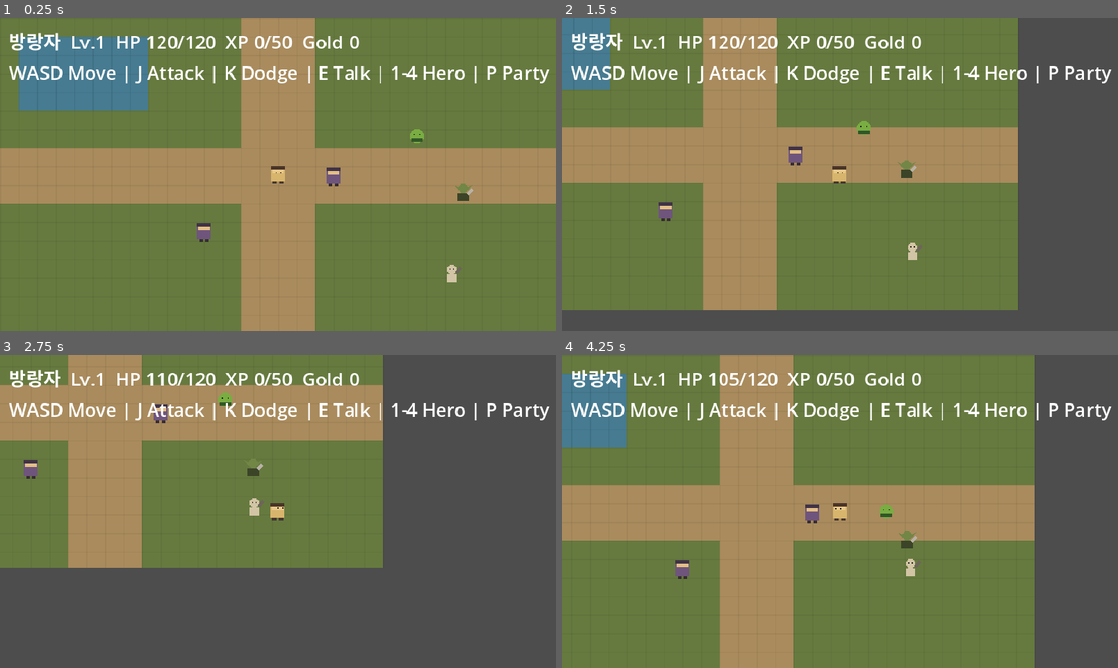
Above: before the commit, frames 1-4 (two rows, left to right).
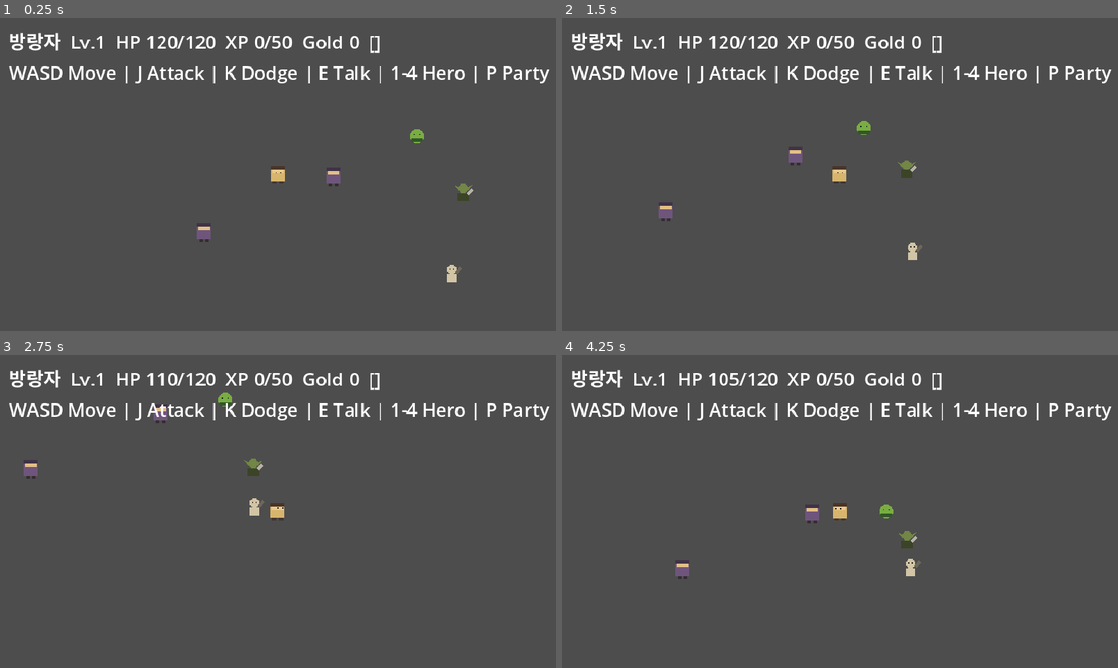
Above: after the commit, the same moments.

Repository: tjqmf14-source/rpg-game-v1
Game: Godot game, scene res://scenes/main.tscn
The game is run twice, just before and just after one commit, with the same random seed, the same clock (stepped at 60 frames per second) and the same inputs.
Inputs (mouse positions are in pixels of both pictures, inside the frame that each line leads up to):
- Up to frame 1 (0.25 s): no input
- Up to frame 2 (1.5 s): tap Enter at 0.5 s; move the mouse to (962, 158) at 0.52 s; hold Right (ui_right) 0.53-1.28 s; tap E at 0.6 s; click (962, 158) at 0.67 s; tap Space at 0.77 s; move the mouse to (728, 190) at 1.27 s; hold Down (ui_down) from 1.28 s (still down); tap J at 1.35 s
- Up to frame 3 (2.75 s): tap Space at 1.52 s; move the mouse to (333, 442) at 2.02 s; release Down (ui_down) at 2.03 s; hold Right (ui_right) from 2.03 s (still down); tap K at 2.1 s
- Up to frame 4 (4.25 s): move the mouse to (812, 574) at 2.77 s; release Right (ui_right) at 2.78 s; hold Up (ui_up) 2.78-3.53 s; tap 1 at 2.85 s; click (812, 574) at 2.92 s; tap Space at 3.02, 3.77 s; move the mouse to (1006, 558) at 3.52 s; hold Left (ui_left) from 3.53 s (still down); tap 4 at 3.6 s

The runs differ from the first frame. In frame 1, 97% of the frame differs, in the area x 0-100%, y 0-100%; in frame 2, 74%; in frame 3, 45%; in frame 4, 82%.

Commit message:
feat: add persistent player map loading architecture

Diff:
--- a/scripts/main.gd
+++ b/scripts/main.gd
@@ -1,16 +1,31 @@
 extends Node2D
 
-const TILE_SIZE := 16
-const VIEWPORT_SIZE := Vector2i(480, 270)
+const MAP_SCENES := {
+	"start_village": "res://scenes/world/start_village.tscn",
+	"meadow": "res://scenes/world/meadow.tscn"
+}
 
+@onready var world_root: Node2D = $WorldRoot
 @onready var player: CharacterBody2D = $Player
+@onready var camera: Camera2D = $Player/Camera2D
 @onready var toast_label: Label = $UI/Toast
+
+var current_map: Node2D
+var current_map_id: String = ""
 
 
 func _ready() -> void:
-	queue_redraw()
+	add_to_group("game_root")
 	GameState.player_leveled_up.connect(_on_player_leveled_up)
 	GameState.hero_unlocked.connect(_on_hero_unlocked)
+
+	camera.limit_left = 0
+	camera.limit_top = 0
+	camera.limit_right = 960
+	camera.limit_bottom = 540
+
+	var saved_map_id := _normalize_map_id(String(GameState.world_state.get("map_id", "start_village")))
+	_load_map(saved_map_id, "", true)
 	_update_hud()
 
 
@@ -25,6 +40,7 @@
 		return
 
 	if event.keycode == KEY_F5:
+		GameState.world_state["map_id"] = current_map_id
 		GameState.set_player_position(player.position)
 		var ok := SaveManager.save_game()
 		_show_toast("Saved" if ok else "Save failed")
@@ -32,26 +48,67 @@
 	elif event.keycode == KEY_F9:
 		var ok := SaveManager.load_game()
 		if ok:
-			player.position = GameState.get_player_position()
+			var loaded_map_id := _normalize_map_id(String(GameState.world_state.get("map_id", "start_village")))
+			_load_map(loaded_map_id, "", true)
 			_show_toast("Loaded")
 		else:
 			_show_toast("No save data")
 		get_viewport().set_input_as_handled()
 
 
-func _draw() -> void:
-	draw_rect(Rect2(Vector2.ZERO, Vector2(VIEWPORT_SIZE)), Color("667a3f"))
-	draw_rect(Rect2(0, 112, 480, 48), Color("a98b5d"))
-	draw_rect(Rect2(208, 0, 64, 270), Color("a98b5d"))
+func change_map(map_id: String, spawn_name: String = "SpawnDefault") -> bool:
+	return _load_map(_normalize_map_id(map_id), spawn_name, false)
 
-	draw_rect(Rect2(16, 16, 112, 64), Color("467b91"))
-	for x in range(16, 128, TILE_SIZE):
-		draw_line(Vector2(x, 16), Vector2(x, 80), Color(0.25, 0.43, 0.50, 0.35), 1.0)
 
-	for x in range(0, VIEWPORT_SIZE.x + 1, TILE_SIZE):
-		draw_line(Vector2(x, 0), Vector2(x, VIEWPORT_SIZE.y), Color(0, 0, 0, 0.05), 1.0)
-	for y in range(0, VIEWPORT_SIZE.y + 1, TILE_SIZE):
-		draw_line(Vector2(0, y), Vector2(VIEWPORT_SIZE.x, y), Color(0, 0, 0, 0.05), 1.0)
+func get_current_map_id() -> String:
+	return current_map_id
+
+
+func _load_map(map_id: String, spawn_name: String, restore_saved_position: bool) -> bool:
+	var scene_path := String(MAP_SCENES.get(map_id, ""))
+	if scene_path.is_empty():
+		push_error("Main: unknown map id: %s" % map_id)
+		return false
+
+	var packed := load(scene_path) as PackedScene
+	if packed == null:
+		push_error("Main: failed to load map scene: %s" % scene_path)
+		return false
+
+	var next_map := packed.instantiate() as Node2D
+	if next_map == null:
+		push_error("Main: failed to instantiate map scene: %s" % scene_path)
+		return false
+
+	if current_map != null and is_instance_valid(current_map):
+		current_map.free()
+
+	current_map = next_map
+	world_root.add_child(current_map)
+	current_map_id = map_id
+	GameState.world_state["map_id"] = map_id
+
+	if restore_saved_position:
+		player.position = GameState.get_player_position()
+	else:
+		var spawn := current_map.get_node_or_null(spawn_name) as Marker2D
+		if spawn == null:
+			spawn = current_map.get_node_or_null("SpawnDefault") as Marker2D
+		if spawn == null:
+			push_error("Main: map %s has no usable spawn point" % map_id)
+			return false
+		player.global_position = spawn.global_position
+
+	GameState.set_player_position(player.position)
+	return true
+
+
+func _normalize_map_id(map_id: String) -> String:
+	if map_id == "bootstrap_meadow":
+		return "start_village"
+	if MAP_SCENES.has(map_id):
+		return map_id
+	return "start_village"
 
 
 func _update_hud() -> void:
@@ -60,14 +117,15 @@
 		return
 
 	var hero := GameDatabase.get_hero(GameState.get_active_hero_id())
-	label.text = "%s  Lv.%d  HP %d/%d  XP %d/%d  Gold %d" % [
+	label.text = "%s  Lv.%d  HP %d/%d  XP %d/%d  Gold %d  [%s]" % [
 		String(hero.get("name", "방랑자")),
 		GameState.player_level,
 		GameState.player_hp,
 		GameState.player_max_hp,
 		GameState.experience,
 		GameState.experience_to_next,
-		GameState.gold
+		GameState.gold,
+		current_map_id
 	]
 
 
